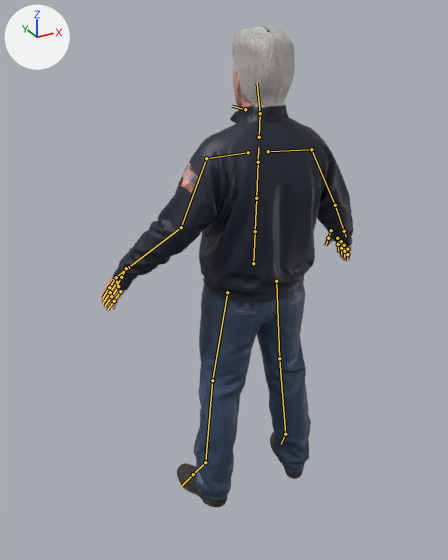
Renders of the glTF model Projects/StrongestInHistoryVsToday/res/Models/Characters/Boss/sih_boss.gltf from each side of a commit.
Before and after are seen from a 50 mm camera at (-1.12, -1.82, 1.88) aimed at (-0.09, 0.06, 0.94). Lighting does not change. The marker at upper left points along +X, +Y and +Z. The older version comes first. The bones that change, and the others that lie on the model, are drawn over the model as lines.

The first picture shows 'sih_boss', 'sih_boss_head'.
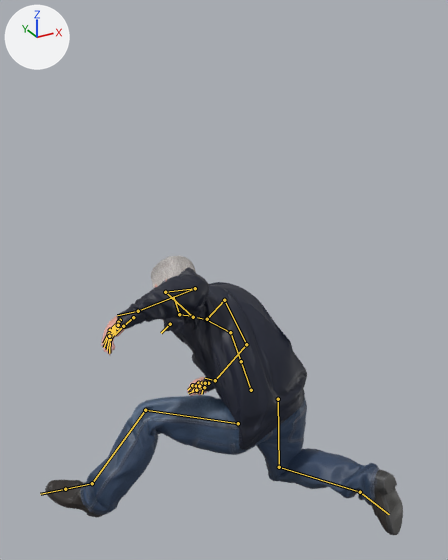
The newer file adds an action. The first version stands in its rest pose; the second is drawn at frame 7 of the action 'Skid_Crouch'.

The change in detail:
Bone 'Hips' (bone_hips) moves from (0.0, 0.0, 0.0) to (0.0, -0.556, -0.021).
Bone 'Hips' (bone_hips) turns from (0, 0, 0) to (24, 8, -7) degrees about its own x, y and z.
Bone 'Spine' (bone_spine) turns from (0, 0, 0) to (67, 28, 24) degrees about its own x, y and z.
Bone 'Chest' (bone_chest) turns from (0, 0, 0) to (14, 1, 13) degrees about its own x, y and z.
Bone 'Neck' (bone_neck) turns from (0, 0, 0) to (4, -10, 1) degrees about its own x, y and z.
Bone 'Head' (bone_head) turns from (0, 0, 0) to (-59, 4, 19) degrees about its own x, y and z.
Bone 'Shoulder_L' (bone_shoulder_l) turns from (0, 0, 0) to (13, 1, 26) degrees about its own x, y and z.
Bone 'UpperArm_L' (bone_upperarm_l) turns from (0, 0, 0) to (-13, -64, -13) degrees about its own x, y and z.
Bone 'LowerArm_L' (bone_lowerarm_l) turns from (0, 0, 0) to (44, 12, -47) degrees about its own x, y and z.
Bone 'Hand_L' (bone_hand_l) turns from (0, 0, 0) to (24, 11, -31) degrees about its own x, y and z.
Bone 'Finger_Index_1_L' (bone_finger_index_1_l) turns from (0, 0, 0) to (-9, -1, -10) degrees about its own x, y and z.
Bone 'Finger_Index_2_L' (bone_finger_index_2_l) turns from (0, 0, 0) to (-12, -1, -13) degrees about its own x, y and z.
Bone 'Finger_Little_1_L' (bone_finger_little_1_l) turns from (0, 0, 0) to (-17, -3, -19) degrees about its own x, y and z.
Bone 'Finger_Little_2_L' (bone_finger_little_2_l) turns from (0, 0, 0) to (-19, -4, -22) degrees about its own x, y and z.
Bone 'Finger_Middle_1_L' (bone_finger_middle_1_l) turns from (0, 0, 0) to (-12, -1, -13) degrees about its own x, y and z.
Bone 'Finger_Middle_2_L' (bone_finger_middle_2_l) turns from (0, 0, 0) to (-14, -2, -16) degrees about its own x, y and z.
Bone 'Finger_Ring_1_L' (bone_finger_ring_1_l) turns from (0, 0, 0) to (-14, -2, -16) degrees about its own x, y and z.
Bone 'Finger_Ring_2_L' (bone_finger_ring_2_l) turns from (0, 0, 0) to (-17, -3, -19) degrees about its own x, y and z.
Bone 'Finger_Thumb_1_L' (bone_finger_thumb_1_l) turns from (0, 0, 0) to (-2, 10, -1) degrees about its own x, y and z.
Bone 'Shoulder_R' (bone_shoulder_r) turns from (0, 0, 0) to (12, -3, -24) degrees about its own x, y and z.
Bone 'UpperArm_R' (bone_upperarm_r) turns from (0, 0, 0) to (73, -13, 28) degrees about its own x, y and z.
Bone 'LowerArm_R' (bone_lowerarm_r) turns from (0, 0, 0) to (29, -20, -1) degrees about its own x, y and z.
Bone 'Hand_R' (bone_hand_r) turns from (0, 0, 0) to (44, -7, -39) degrees about its own x, y and z.
Bone 'Finger_Index_1_R' (bone_finger_index_1_r) turns from (0, 0, 0) to (-9, 1, 11) degrees about its own x, y and z.
Bone 'Finger_Index_2_R' (bone_finger_index_2_r) turns from (0, 0, 0) to (-11, 1, 14) degrees about its own x, y and z.
Bone 'Finger_Little_1_R' (bone_finger_little_1_r) turns from (0, 0, 0) to (-16, 3, 20) degrees about its own x, y and z.
Bone 'Finger_Little_2_R' (bone_finger_little_2_r) turns from (0, 0, 0) to (-18, 4, 23) degrees about its own x, y and z.
Bone 'Finger_Middle_1_R' (bone_finger_middle_1_r) turns from (0, 0, 0) to (-11, 1, 14) degrees about its own x, y and z.
Bone 'Finger_Middle_2_R' (bone_finger_middle_2_r) turns from (0, 0, 0) to (-14, 2, 17) degrees about its own x, y and z.
Bone 'Finger_Ring_1_R' (bone_finger_ring_1_r) turns from (0, 0, 0) to (-14, 2, 17) degrees about its own x, y and z.
Bone 'Finger_Ring_2_R' (bone_finger_ring_2_r) turns from (0, 0, 0) to (-16, 3, 20) degrees about its own x, y and z.
Bone 'Finger_Thumb_2_R' (bone_finger_thumb_2_r) turns from (0, 0, 0) to (-3, -12, 1) degrees about its own x, y and z.
Bone 'Thigh_L' (bone_thigh_l) turns from (0, 0, 0) to (-82, -57, -30) degrees about its own x, y and z.
Bone 'Shin_L' (bone_shin_l) turns from (0, 0, 0) to (55, -3, 3) degrees about its own x, y and z.
Bone 'Foot_L' (bone_foot_l) turns from (0, 0, 0) to (-7, -30, 21) degrees about its own x, y and z.
Bone 'Thigh_R' (bone_thigh_r) turns from (0, 0, 0) to (-24, -15, 0) degrees about its own x, y and z.
Bone 'Shin_R' (bone_shin_r) turns from (0, 0, 0) to (93, 6, -4) degrees about its own x, y and z.
Bone 'Foot_R' (bone_foot_r) turns from (0, 0, 0) to (4, -16, -15) degrees about its own x, y and z.

Boxes [x1, y1, x2, y2] around the edits, measured in the pictures (448 x 560 px):
'sih_boss', posed (42% wider, 33% shorter)
    before: [101, 107, 353, 507]
    after: [45, 267, 403, 535]
'sih_boss_head', posed
    before: [232, 25, 295, 116]
    after: [151, 255, 196, 321]
bone 'Hips', root to tip
    before: (253, 263) to (255, 231)
    after: (251, 390) to (241, 361)
bone 'Spine', root to tip
    before: (256, 198) to (258, 162)
    after: (230, 332) to (206, 319)
bone 'Chest', root to tip
    before: (258, 162) to (258, 147)
    after: (206, 319) to (197, 317)
bone 'Neck', root to tip
    before: (259, 137) to (260, 113)
    after: (192, 316) to (179, 314)
bone 'Head', root to tip
    before: (260, 113) to (257, 83)
    after: (179, 314) to (173, 296)
bone 'Shoulder_L', root to tip
    before: (248, 152) to (206, 158)
    after: (193, 317) to (165, 292)
bone 'UpperArm_L', root to tip
    before: (206, 158) to (181, 227)
    after: (165, 292) to (195, 288)
bone 'LowerArm_L', root to tip
    before: (181, 227) to (128, 267)
    after: (195, 288) to (138, 311)
bone 'Hand_L', root to tip
    before: (128, 267) to (113, 279)
    after: (138, 311) to (117, 315)
bone 'Finger_Index_1_L', root to tip
    before: (116, 277) to (109, 287)
    after: (120, 320) to (110, 330)
bone 'Finger_Index_2_L', root to tip
    before: (109, 287) to (103, 297)
    after: (110, 330) to (103, 343)
bone 'Finger_Little_1_L', root to tip
    before: (120, 291) to (114, 301)
    after: (117, 328) to (110, 339)
bone 'Finger_Little_2_L', root to tip
    before: (114, 301) to (107, 310)
    after: (110, 339) to (109, 353)
bone 'Finger_Middle_1_L', root to tip
    before: (117, 282) to (110, 292)
    after: (118, 322) to (109, 333)
bone 'Finger_Middle_2_L', root to tip
    before: (110, 292) to (103, 303)
    after: (109, 333) to (104, 347)
bone 'Finger_Ring_1_L', root to tip
    before: (118, 286) to (111, 296)
    after: (118, 325) to (109, 336)
bone 'Finger_Ring_2_L', root to tip
    before: (111, 296) to (105, 306)
    after: (109, 336) to (107, 350)
bone 'Finger_Thumb_1_L', root to tip
    before: (126, 268) to (121, 277)
    after: (133, 317) to (123, 326)
bone 'Shoulder_R', root to tip
    before: (268, 151) to (311, 149)
    after: (207, 319) to (224, 300)
bone 'UpperArm_R', root to tip
    before: (311, 149) to (335, 205)
    after: (224, 300) to (246, 344)
bone 'LowerArm_R', root to tip
    before: (335, 205) to (344, 231)
    after: (246, 344) to (215, 380)
bone 'Hand_R', root to tip
    before: (344, 231) to (346, 236)
    after: (215, 380) to (205, 378)
bone 'Finger_Index_1_R', root to tip
    before: (337, 238) to (338, 244)
    after: (198, 383) to (192, 385)
bone 'Finger_Index_2_R', root to tip
    before: (338, 244) to (338, 250)
    after: (192, 385) to (188, 390)
bone 'Finger_Little_1_R', root to tip
    before: (347, 249) to (347, 254)
    after: (208, 383) to (203, 387)
bone 'Finger_Little_2_R', root to tip
    before: (347, 254) to (347, 260)
    after: (203, 387) to (201, 394)
bone 'Finger_Middle_1_R', root to tip
    before: (341, 241) to (341, 248)
    after: (202, 383) to (196, 386)
bone 'Finger_Middle_2_R', root to tip
    before: (341, 248) to (341, 254)
    after: (196, 386) to (192, 392)
bone 'Finger_Ring_1_R', root to tip
    before: (344, 245) to (344, 251)
    after: (205, 383) to (199, 386)
bone 'Finger_Ring_2_R', root to tip
    before: (344, 251) to (344, 257)
    after: (199, 386) to (196, 393)
bone 'Finger_Thumb_2_R', root to tip
    before: (328, 238) to (326, 245)
    after: (196, 390) to (188, 393)
bone 'Thigh_L', root to tip
    before: (227, 292) to (212, 380)
    after: (238, 423) to (145, 410)
bone 'Shin_L', root to tip
    before: (212, 380) to (205, 462)
    after: (145, 410) to (92, 483)
bone 'Foot_L', root to tip
    before: (205, 462) to (193, 474)
    after: (92, 483) to (65, 489)
bone 'Thigh_R', root to tip
    before: (276, 281) to (279, 358)
    after: (278, 399) to (279, 467)
bone 'Shin_R', root to tip
    before: (279, 358) to (285, 434)
    after: (279, 467) to (360, 492)
bone 'Foot_R', root to tip
    before: (285, 434) to (281, 444)
    after: (360, 492) to (389, 514)
